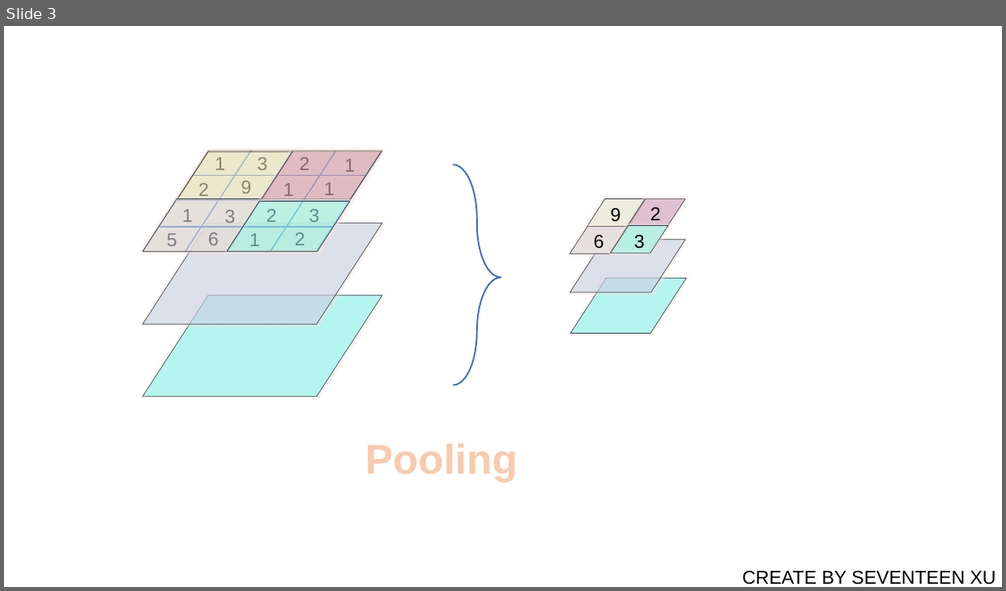
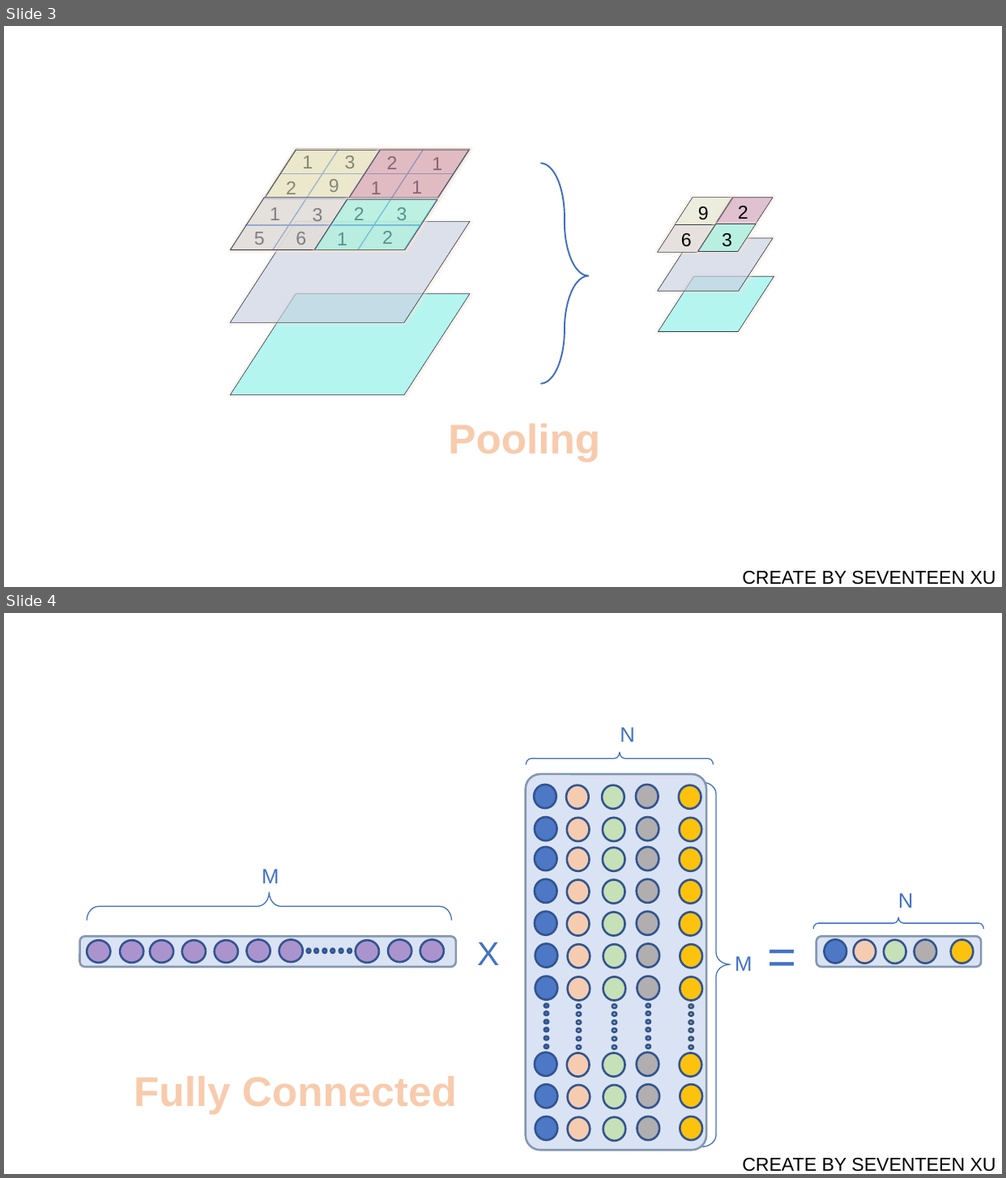
Before and after one commit to seventeenxsq/CUDA_CNN_Forward, a slide deck: CUDA画图.pptx. Shown one above the other, each under a label of ours: slide 3 before the commit, slides 3 and 4 after it. The pictures are 1006x591 and 1006x1178 pixels, drawn with LibreOffice and Linux fonts; fonts in the diff are those of the drawing. Boxes give left, top, right and bottom in pixels: in the first picture for what was removed or moved away, otherwise in the second. Text is boxed around its words. In the diff, an @@ line names an element or a change of style, - is before the commit and + after.

```diff
--- a/CUDA画图.pptx
+++ b/CUDA画图.pptx
@@ slide 4 added at <box>4,613,1002,1174</box>, background #FFFFFF; not listed: 1 template element that a slide beside it also shows @@
@@ text added at <box>620,727,635,742</box>, 20 pt, text #4472C4 @@
+N
@@ right brace added at <box>526,752,714,764</box>, outline #3F6FC3 1 pt @@
@@ right brace added at <box>702,782,731,1147</box>, outline #3F6FC3 1 pt @@
@@ text added at <box>262,869,279,884</box>, 20 pt, text #4472C4 @@
+M
@@ right brace added at <box>87,892,452,920</box>, outline #3F6FC3 1 pt @@
@@ text added at <box>898,893,914,908</box>, 20 pt, text #4472C4 @@
+N
@@ text added at <box>760,921,804,989</box>, 48 pt, text #4472C4 @@
+=
@@ right brace added at <box>813,918,983,929</box>, outline #3F6FC3 1 pt @@
@@ group added at <box>79,936,455,967</box>: 16 ellipses, 1 rounded rectangle @@
@@ text added at <box>477,942,499,965</box>, 32 pt, text #4472C4 @@
+X
@@ rounded rectangle added at <box>816,936,981,967</box>, fill #DAE3F3, outline #8497B0 2 pt @@
@@ ellipse added at <box>825,939,847,964</box>, fill #4472C4 at 94% opacity, outline #325491 2 pt @@
@@ ellipse added at <box>854,939,876,964</box>, fill #F8CBAD at 94% opacity, outline #325491 2 pt @@
@@ ellipse added at <box>884,940,906,964</box>, fill #C6E0B7, outline #325491 2 pt @@
@@ ellipse added at <box>914,939,937,964</box>, fill #B2AEAF, outline #325491 2 pt @@
@@ ellipse added at <box>951,939,974,964</box>, fill #FDC20E, outline #325491 2 pt @@
@@ text added at <box>735,956,752,971</box>, 20 pt, text #4472C4 @@
+M
@@ text added at <box>134,1076,457,1114</box>, 40 pt, text #F8CBAD, bold @@
+Fully Connected
@@ group added at <box>525,775,706,1151</box>: 80 ellipses, 1 rounded rectangle @@
@@ slide 3 changed as well @@
@@ text "1": place and size @@
-text "1" at <box>283,183,294,199</box>
+text "1" at <box>371,182,381,198</box>
@@ text "1": place and size @@
-text "1" at <box>249,233,260,246</box>
+text "1" at <box>337,233,347,246</box>
@@ 18 texts, 13 parallelograms, 7 lines, 1 right brace: place and size @@
-18 texts, 13 parallelograms, 7 lines, 1 right brace at <box>143,150,687,396</box>
+18 texts, 13 parallelograms, 7 lines, 1 right brace at <box>230,149,774,395</box>
@@ text "Pooling": place and size @@
-text "Pooling" at <box>365,444,518,482</box>
+text "Pooling" at <box>448,424,600,462</box>
```
Also in this commit, not shown: 2 other slides changed, 11 other files.
